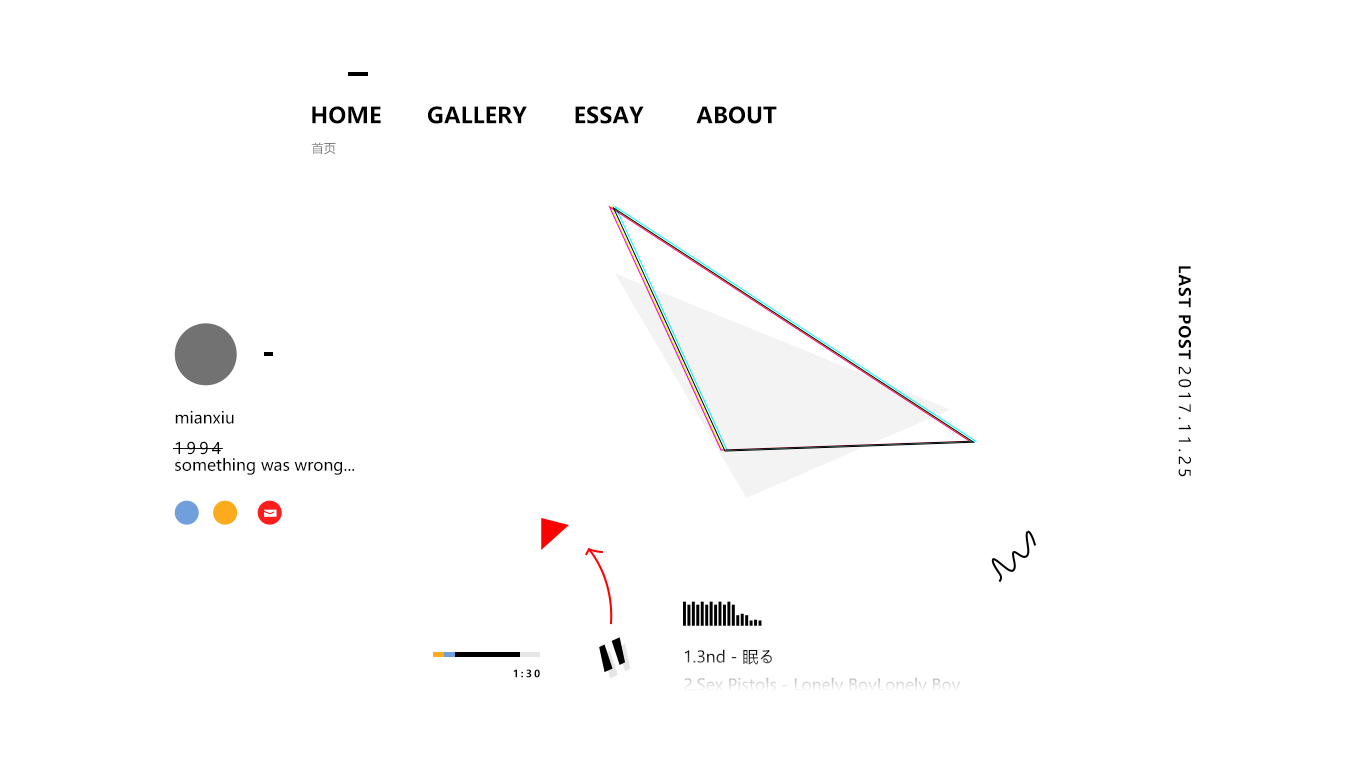
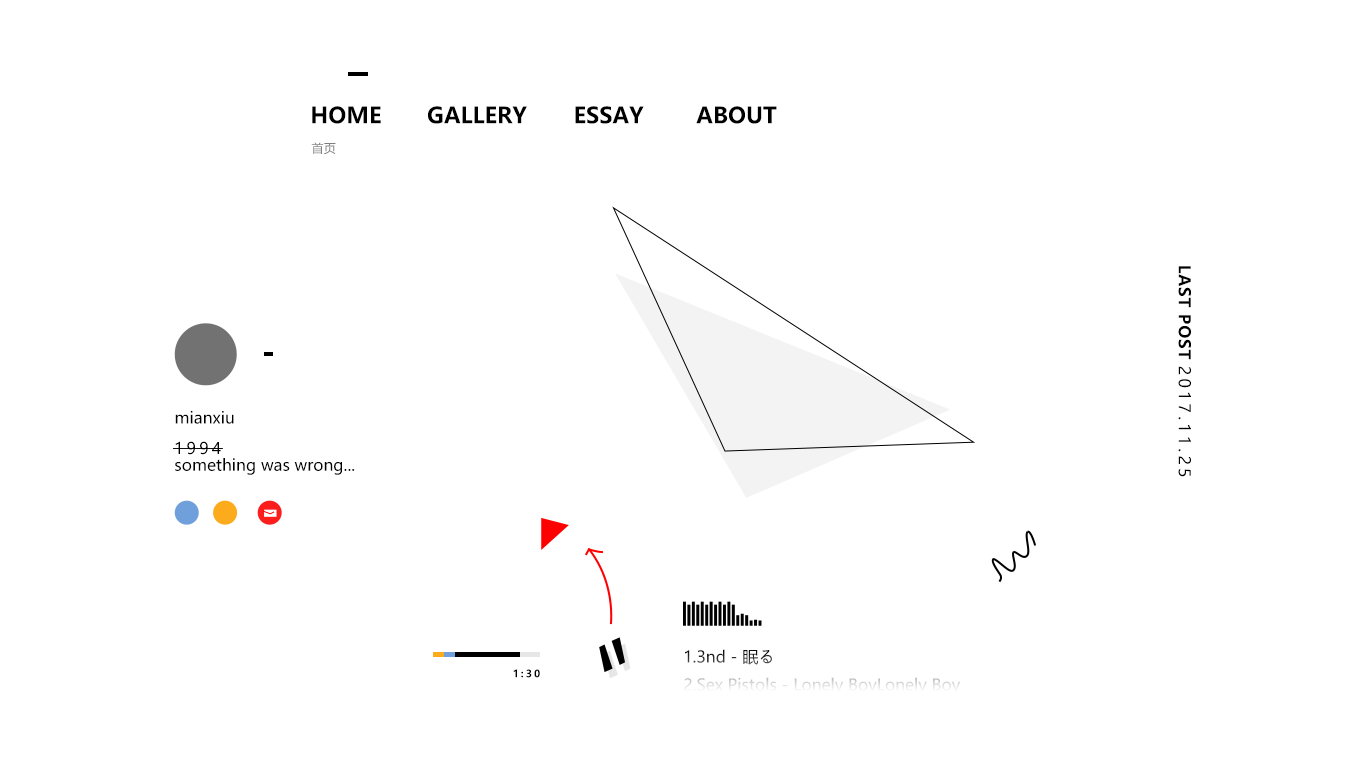
Comparing the layer stacks of the two (1366, 768) images. Changes:
hid "形状 9 拷贝 3" over [608, 205, 972, 451]
hid "形状 9 拷贝 2" over [609, 205, 973, 451]
hid "形状 9 拷贝" over [614, 205, 978, 451]
